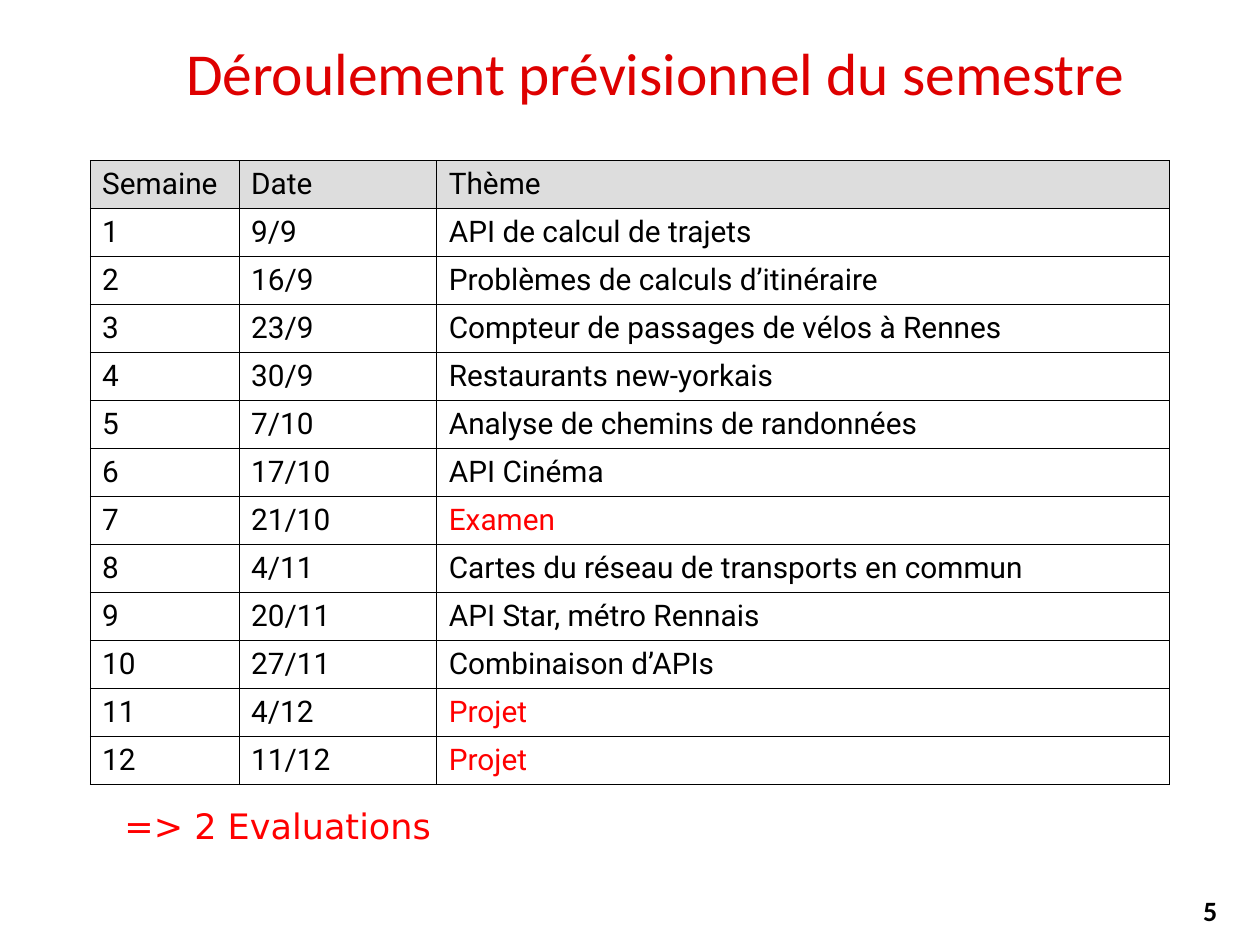
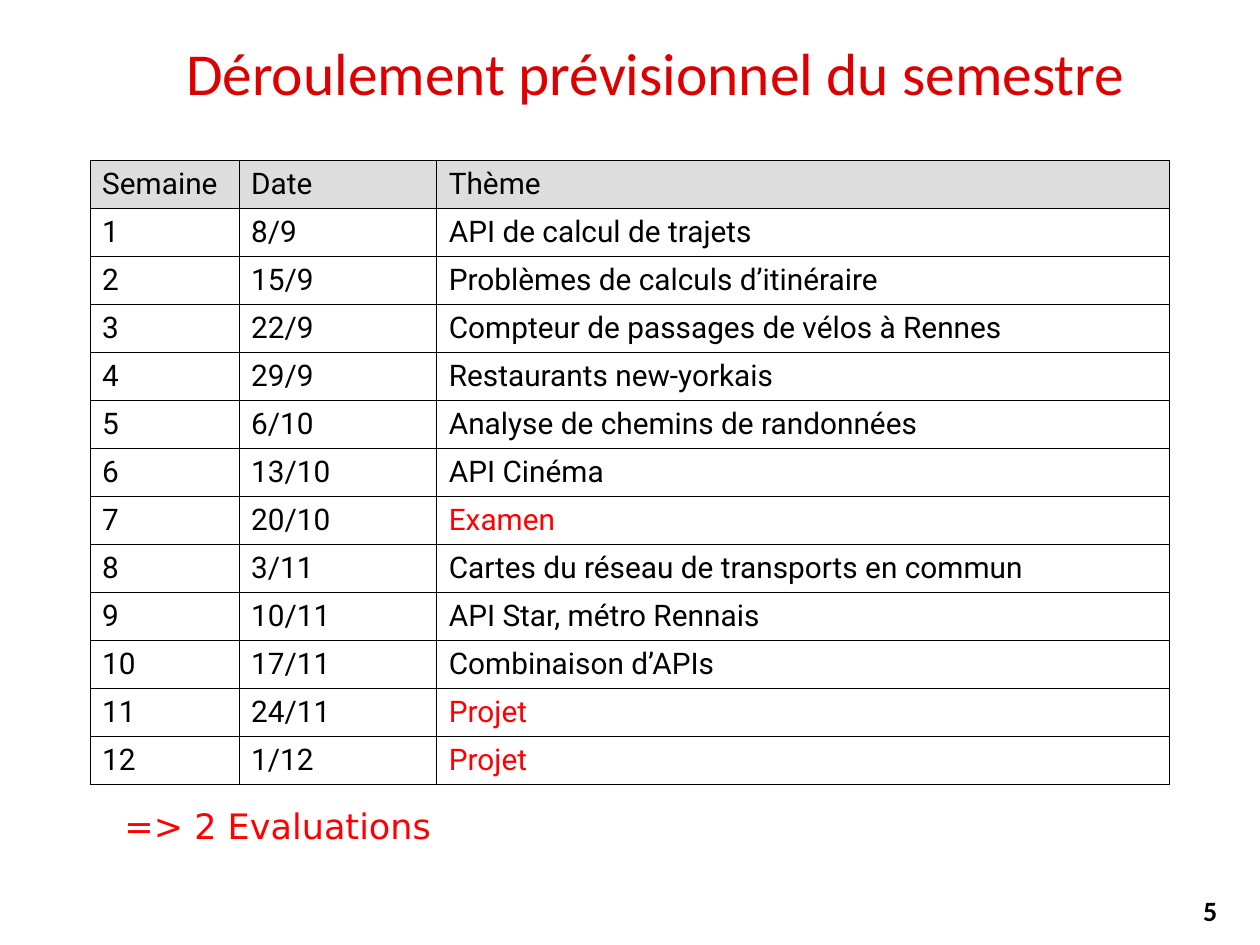
Before and after one commit to alemaitr/python_opendata_l2, a slide deck: slide 5 of coursIntro.pptx. Drawn at 1260x945 pixels with LibreOffice and Linux fonts; fonts in the diff are those of the drawing; background and template pictures are left out. Boxes give left, top, right and bottom in pixels: in the first picture for what was removed or moved away, otherwise in the second. Text is boxed around its words. In the diff, an @@ line names an element or a change of style, - is before the commit and + after.

```diff
--- a/coursIntro.pptx
+++ b/coursIntro.pptx
@@ table at bbox=[91, 161, 1171, 785] @@
-row 2, column 2: 9/9
+row 2, column 2: 8/9
-row 3, column 2: 16/9
+row 3, column 2: 15/9
-row 4, column 2: 23/9
+row 4, column 2: 22/9
-row 5, column 2: 30/9
+row 5, column 2: 29/9
-row 6, column 2: 7/10
+row 6, column 2: 6/10
-row 7, column 2: 17/10
+row 7, column 2: 13/10
-row 8, column 2: 21/10
+row 8, column 2: 20/10
-row 9, column 2: 4/11
+row 9, column 2: 3/11
-row 10, column 2: 20/11
+row 10, column 2: 10/11
-row 11, column 2: 27/11
+row 11, column 2: 17/11
-row 12, column 2: 4/12
+row 12, column 2: 24/11
-row 13, column 2: 11/12
+row 13, column 2: 1/12
```
Also in this commit, not shown: 1 other slide changed, 3 other files.
